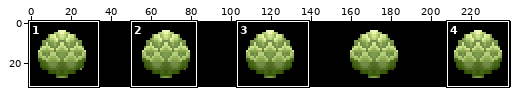
Edited in one commit: sprite sheet (assets/artichoke.png). The picture above shows the old version from afar; the outline marks the close-up.
Close-up. Old version:
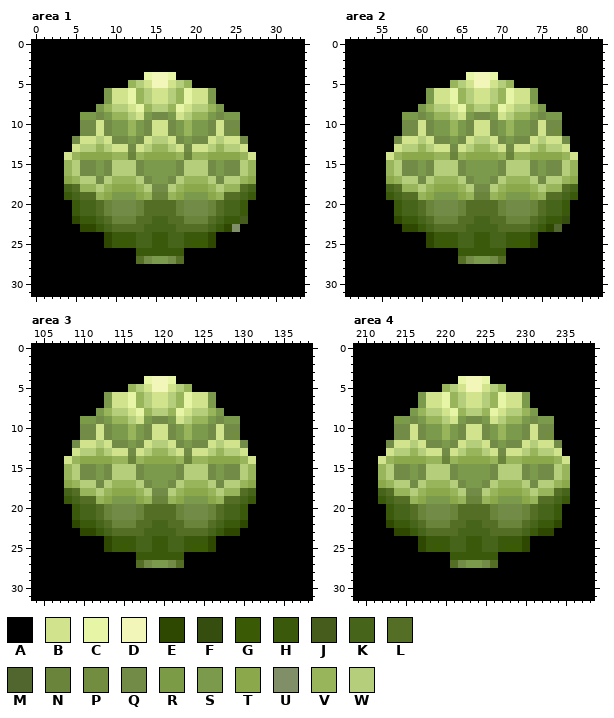
The file is 240x32 pixels. Colours within 5 levels of each other are drawn and written as one. Shown: area 1: x 0..33, y 0..31; area 2: x 51..82, y 0..31; area 3: x 104..138, y 0..31; area 4: x 209..238, y 0..31. The commit also changed other parts of the picture, which this record leaves out.
Palette (. is transparent): A #000000  B #d1e38d  C #e7f5a6  D #f2f6b9  E #2e4801  F #354d0e  G #3a5a05  H #3a590b  J #455c1d  K #46641a  L #546e25  M #51662f  N #6a843b  P #728d40  Q #728b47  R #7b9b46  S #7b9a4c  T #8ba84b  U #808f67  V #98b55b  W #b5ce7b
The same view after the edit:
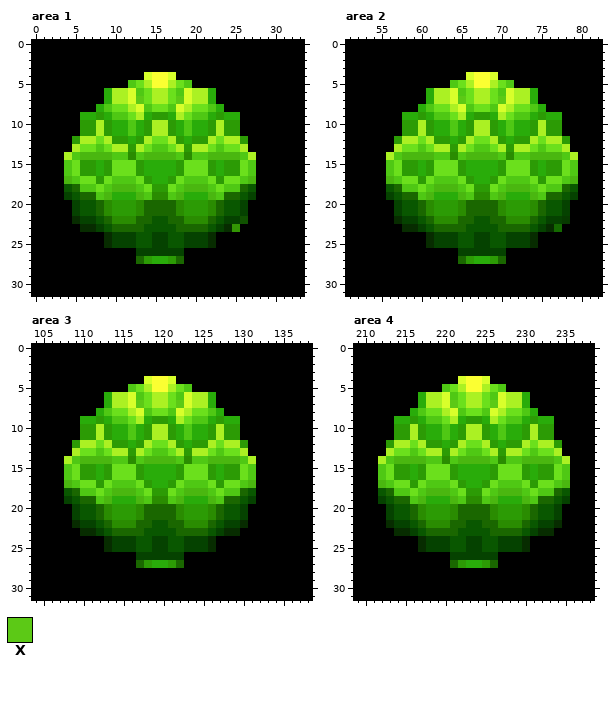
Colours new in this view: X #5cc916
Changes in this commit:
Colour B changes from #d1e38d to #abf123.
Colour C changes from #e7f5a6 to #d8ff2b.
Colour D changes from #f2f6b9 to #fbff32.
Colour E changes from #2e4801 to #072c00.
Colour F changes from #354d0e to #073a00.
Colour H changes from #3a590b to #054200.
Colour J changes from #455c1d to #105200.
Colour K changes from #46641a to #095700.
Colour L changes from #546e25 to #1a6700.
Colour M changes from #51662f to #146a00.
Colour N changes from #6a843b to #2a8c01.
Colour Q changes from #728b47 to #2c9b05.
Colour S changes from #7b9a4c to #29ac0a.
Colour T changes from #8ba84b to #4ab710.
Colour U changes from #808f67 to #339604.
Colour V changes from #98b55b to #4fc814.
Colour W changes from #b5ce7b to #6be01c.
Area 1:
Colour H replaces colour G in row 25 at x 11 and 20 to 21.
Colour Q replaces colour P in row 11 at x 25.
Colour S replaces colour R in row 9 at x 6.
Colour X replaces colour V in row 7 at x 13 and 18.
Area 2:
Colour H replaces colour G in row 25 at x 63 and 72 to 73.
Colour Q replaces colour P in row 11 at x 77.
Colour S replaces colour R in row 9 at x 58.
Colour X replaces colour V in row 7 at x 65 and 70.
Area 3:
Colour H replaces colour G in row 25 at x 115 and 124 to 125.
Colour Q replaces colour P in row 11 at x 129.
Colour S replaces colour R in row 9 at x 110.
Colour X replaces colour V in row 7 at x 117 and 122.
Area 4:
Colour H replaces colour G in row 25 at x 219 and 228 to 229.
Colour Q replaces colour P in row 11 at x 233.
Colour S replaces colour R in row 9 at x 214.
Colour X replaces colour V in row 7 at x 221 and 226.
